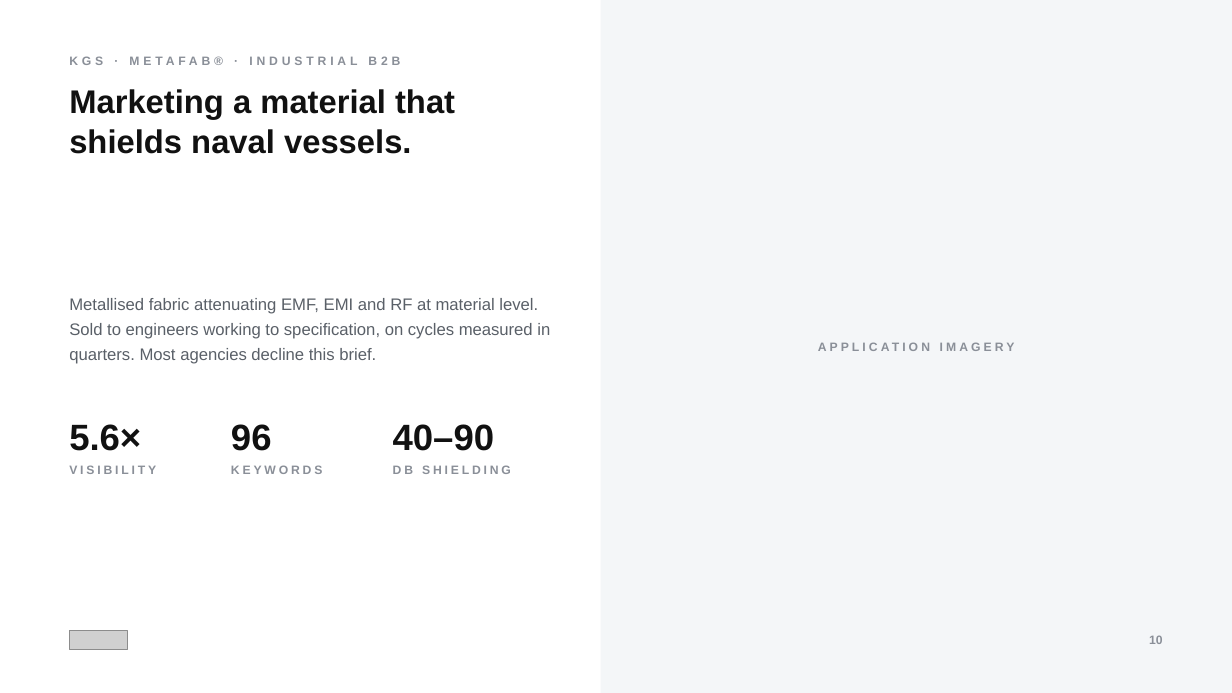
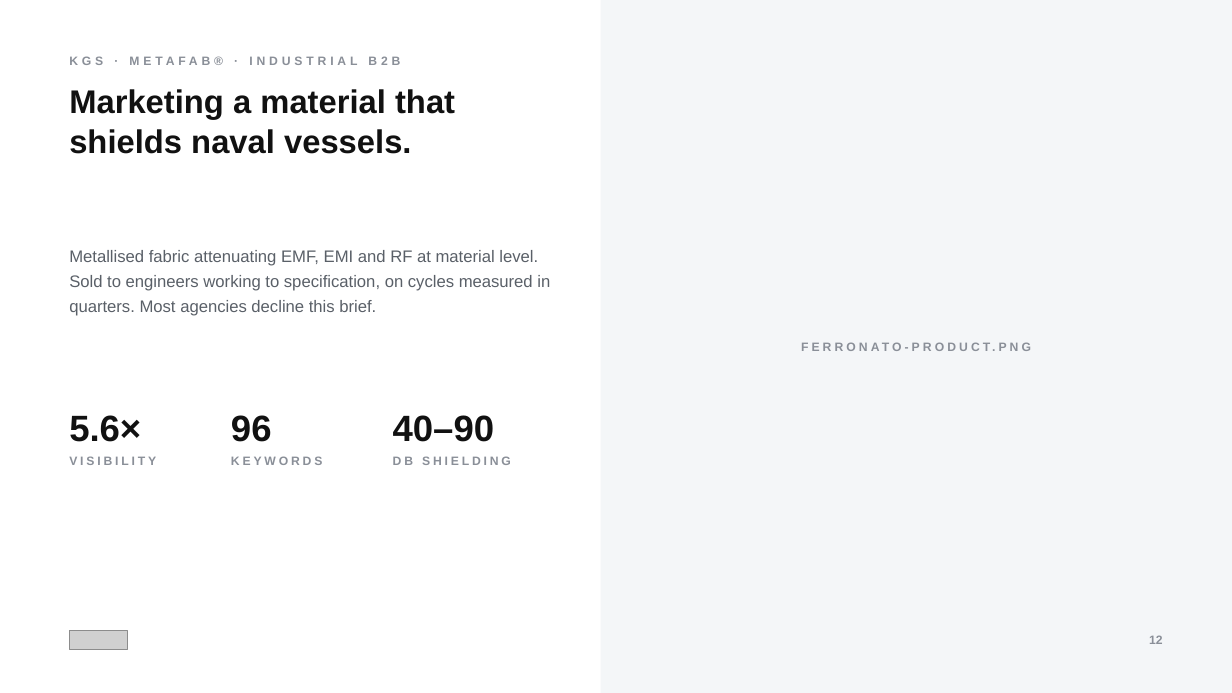
Before and after one commit to tanvichitnis1/NEW-, a slide deck: slide 12 of deck-pptx/EOV-Credentials-2026.pptx (slide 10 before the commit). Drawn at 1232x693 pixels with LibreOffice and Linux fonts; fonts in the diff are those of the drawing; grey boxes stand for pictures. Boxes give left, top, right and bottom in pixels: in the first picture for what was removed or moved away, otherwise in the second. Text is boxed around its words. In the diff, an @@ line names an element or a change of style, - is before the commit and + after.

```diff
--- a/deck-pptx/EOV-Credentials-2026.pptx
+++ b/deck-pptx/EOV-Credentials-2026.pptx
@@ text "Metallised fabric attenuating EMF, EMI ..." moved from (x1=69, y1=298, x2=550, y2=364) to (x1=69, y1=250, x2=550, y2=316) @@
@@ text at (x1=629, y1=327, x2=1203, y2=366): text changed @@
-APPLICATION IMAGERY
+FERRONATO-PRODUCT.PNG
@@ 6 texts moved together from (x1=69, y1=424, x2=511, y2=474) to (x1=69, y1=415, x2=511, y2=465) @@
```
Also in this commit, not shown: 18 other slides changed, 4 slides added, 7 other files.
